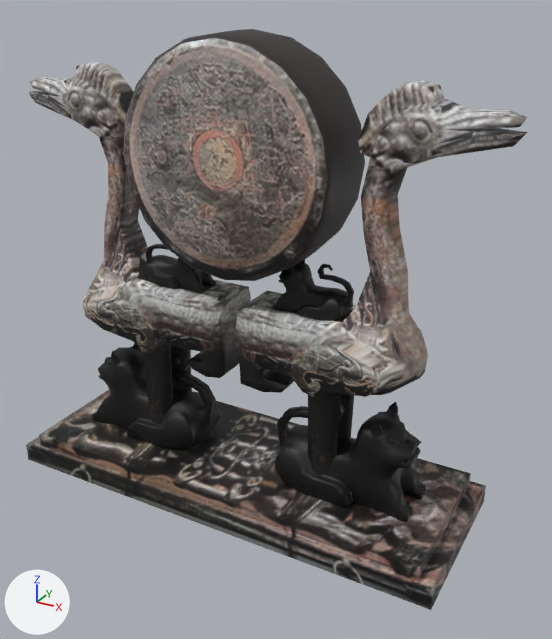
An edit to the glTF model models/huzuoniaojiagu.glb, drawn before and after from the same camera.
One viewpoint serves both versions: a camera (50 mm lens) standing at (0.187, -0.306, 0.25) and looking at (0.018, 0.001, 0.096). Every picture has the same lights, and +X, +Y and +Z are marked at lower left. The picture after the commit comes second. Where no turn or scale is listed for an object, it has been applied to the vertices.
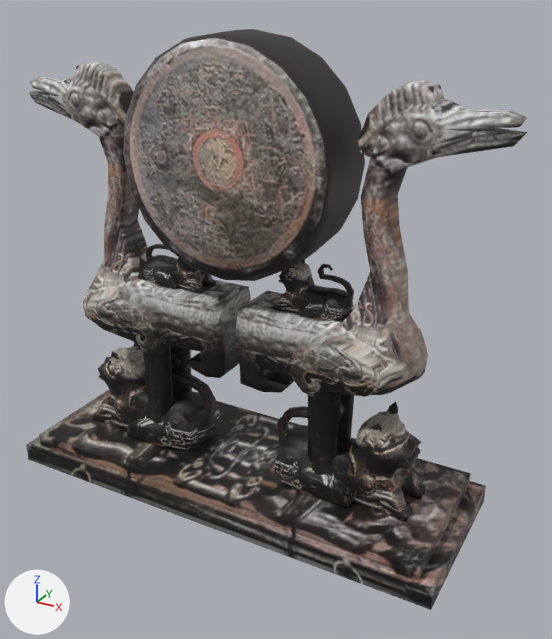
Where the change shows, as pixel boxes [x1, y1, x2, y2] in the pictures (552 x 639 px):
'polySurface34.001', recoloured (lighter)
    both: [275, 403, 426, 521]
'polySurface34', recoloured (black to grey)
    both: [92, 343, 220, 449]
'polySurface35', recoloured (lighter)
    both: [273, 260, 350, 321]
'polySurface35.001', recoloured (lighter)
    both: [144, 246, 215, 292]

Edits to the bpy script that builds the scene:
```text
Change mat_lambert4:
    remove n2 = _N.new('ShaderNodeMix'); n2.name = 'Mix'
    remove n2.data_type = 'RGBA'
    remove n2.blend_type = 'MULTIPLY'
    remove n2.inputs[0].default_value = 1.0  # 'Factor'
    remove n3 = _N.new('ShaderNodeVertexColor'); n3.name = 'Color Attribute'
    where n0 = _N.new('ShaderNodeBsdfPrincipled'); n0.name = 'Principled BSDF'
    where n4 = _N.new('ShaderNodeTexImage'); n4.name = 'Image Texture'
    remove _L.new(n2.outputs[2], n0.inputs[0])  # 'Result' to 'Base Color'
    remove _L.new(n3.outputs[0], n2.inputs[7])  # 'Color' to 'B'
    remove _L.new(n4.outputs[0], n2.inputs[6])  # 'Color' to 'A'
    add _L.new(n4.outputs[0], n0.inputs[0])  # 'Color' to 'Base Color'
```
